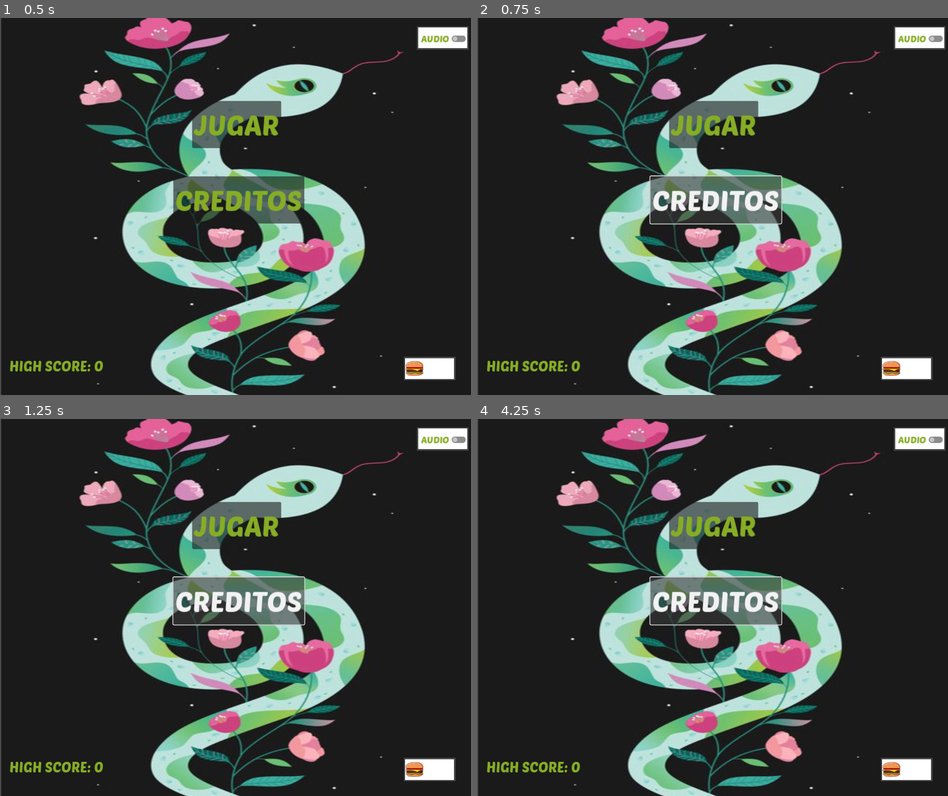
Above: before the commit, frames 1-4 (two rows, left to right).
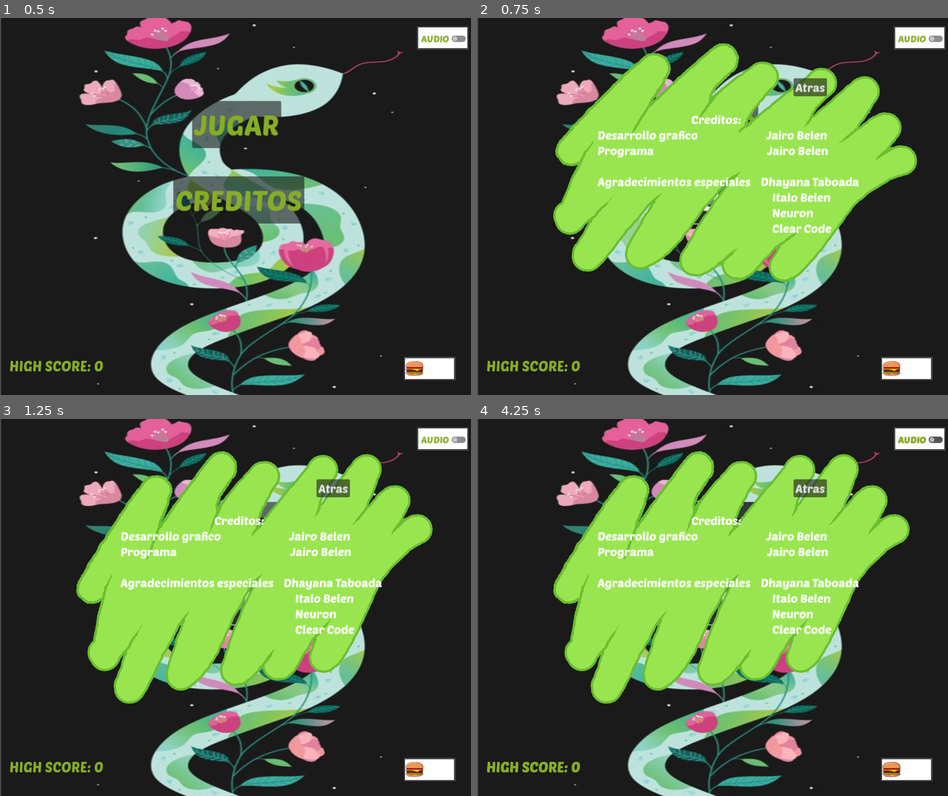
Above: after the commit, the same moments.

Repository: orial021/snake3
Game: Godot game, scene res://start_screen.tscn
Same seed, same stepped clock (60 frames per second), same inputs: the game is played once before the commit and once after it.
Inputs (mouse positions are in pixels of both pictures, inside the frame that each line leads up to):
- Up to frame 1 (0.5 s): no input
- Up to frame 2 (0.75 s): click "CREDITOS" at 0.5 s
- Up to frame 3 (1.25 s): no input
- Up to frame 4 (4.25 s): click (811, 486) at 1.25 s, where only the run after the commit has a clickable "Atras"; click "JUGAR" at 2 s; click "ATRAS" at 2.75 s; click "CREDITOS" at 3.5 s

Frame 1 is identical in both runs. In frame 2, 33% of the frame differs, in the area x 16-94%, y 6-70%; in frame 3, 33%; in frame 4, 33%, in the area x 2-99%, y 4-95%.

Commit message:
feat (cambio de sprite de creditos)

Diff:
--- /dev/null
+++ b/credits.gd
@@ -0,0 +1,20 @@
+extends Control
+
+
+func _ready():
+	$Sprite2D/animaciones.play("credits")
+
+
+
+func _process(delta):
+	pass
+
+
+func _on_back_pressed():
+	var start_screen = load("res://start_screen.tscn")
+	if start_screen:
+		var start_instance = start_screen.instantiate()
+		self.get_parent().add_child(start_instance)
+		self.queue_free()
+	else:
+		print("Error al cargar la escena")
--- /dev/null
+++ b/credits.tscn
@@ -0,0 +1,89 @@
+[gd_scene load_steps=7 format=3 uid="uid://cicouo6b5gnkt"]
+
+[ext_resource type="Script" path="res://credits.gd" id="1_16sfs"]
+[ext_resource type="Texture2D" uid="uid://bk75iq1qscoqe" path="res://graphics/credits2.png" id="2_ibtuy"]
+[ext_resource type="FontFile" uid="uid://rxlsv4k4dbco" path="res://fonts/PoetsenOne-Regular.ttf" id="2_vxcvk"]
+
+[sub_resource type="Animation" id="Animation_dfcud"]
+length = 0.001
+tracks/0/type = "value"
+tracks/0/imported = false
+tracks/0/enabled = true
+tracks/0/path = NodePath(".:rotation")
+tracks/0/interp = 1
+tracks/0/loop_wrap = true
+tracks/0/keys = {
+"times": PackedFloat32Array(0),
+"transitions": PackedFloat32Array(1),
+"update": 0,
+"values": [0.10472]
+}
+
+[sub_resource type="Animation" id="Animation_rh86w"]
+resource_name = "credits"
+loop_mode = 1
+tracks/0/type = "value"
+tracks/0/imported = false
+tracks/0/enabled = true
+tracks/0/path = NodePath(".:rotation")
+tracks/0/interp = 1
+tracks/0/loop_wrap = true
+tracks/0/keys = {
+"times": PackedFloat32Array(0, 0.5),
+"transitions": PackedFloat32Array(1, 1),
+"update": 1,
+"values": [0.10472, -0.10472]
+}
+
+[sub_resource type="AnimationLibrary" id="AnimationLibrary_gopx4"]
+_data = {
+"RESET": SubResource("Animation_dfcud"),
+"credits": SubResource("Animation_rh86w")
+}
+
+[node name="credits" type="Control"]
+layout_mode = 3
+anchors_preset = 0
+offset_right = 40.0
+offset_bottom = 40.0
+script = ExtResource("1_16sfs")
+
+[node name="Sprite2D" type="Sprite2D" parent="."]
+position = Vector2(568, 344)
+rotation = 0.10472
+texture = ExtResource("2_ibtuy")
+
+[node name="animaciones" type="AnimationPlayer" parent="Sprite2D"]
+libraries = {
+"": SubResource("AnimationLibrary_gopx4")
+}
+
+[node name="Label" type="Label" parent="."]
+layout_mode = 0
+offset_left = 256.0
+offset_top = 200.0
+offset_right = 808.0
+offset_bottom = 477.0
+theme_override_colors/font_color = Color(1, 1, 1, 1)
+theme_override_fonts/font = ExtResource("2_vxcvk")
+theme_override_font_sizes/font_size = 25
+text = "                                     Creditos:
+Desarrollo grafico                           Jairo Belen
+Programa                                             Jairo Belen
+
+Agradecimientos especiales    Dhayana Taboada
+                                                                     Italo Belen
+					                                                                     	Neuron
+					                                                                     	Clear Code"
+
+[node name="Back" type="Button" parent="."]
+layout_mode = 0
+offset_left = 672.0
+offset_top = 128.0
+offset_right = 721.0
+offset_bottom = 159.0
+theme_override_fonts/font = ExtResource("2_vxcvk")
+theme_override_font_sizes/font_size = 25
+text = "Atras"
+
+[connection signal="pressed" from="Back" to="." method="_on_back_pressed"]
--- a/main_game.gd
+++ b/main_game.gd
@@ -143,13 +143,17 @@
 		$Score.increment_score()
 		if apple_count % 5 == 0:
 			rock_positions.append(place_rock())
-			SNAKE += 1
+			SNAKE += 2
 			new_wait_time = $SnakeTrick.wait_time - 0.02
 			if new_wait_time > 0.05:
 				$SnakeTrick.wait_time -= 0.02
 				$SnakeTrick.start()
 		elif apple_count % 3 == 0:
 			rock_positions.append(place_rock())
+		if apple_count == 10:
+			$TextureRect.texture = load("res://graphics/grass3.png")
+		elif apple_count == 20:
+			$TextureRect.texture = load("res://graphics/grass2.png")
 
 func check_game_over():
 	var head = snake_body[0]
@@ -171,6 +175,7 @@
 	$Score.score = 0
 	apple_count = 0
 	$Score.update_score()
+	$TextureRect.texture = load("res://graphics/grass.png")
 	$SnakeTrick.wait_time = start_timer
 	for rock_pos in rock_positions:
 		$SnakeApple.set_cell(0, Vector2i(rock_pos.x, rock_pos.y), -1)
--- a/main_game.tscn
+++ b/main_game.tscn
@@ -27,6 +27,25 @@
 texture_region_size = Vector2i(40, 40)
 0:0/0 = 0
 
+[sub_resource type="TileSetAtlasSource" id="TileSetAtlasSource_r3kuh"]
+texture = ExtResource("4_1eb40")
+texture_region_size = Vector2i(40, 40)
+0:0/0 = 0
+1:0/0 = 0
+2:0/0 = 0
+3:0/0 = 0
+4:0/0 = 0
+5:0/0 = 0
+6:0/0 = 0
+7:0/0 = 0
+0:1/0 = 0
+1:1/0 = 0
+2:1/0 = 0
+3:1/0 = 0
+4:1/0 = 0
+5:1/0 = 0
+6:1/0 = 0
+
 [sub_resource type="TileSetAtlasSource" id="TileSetAtlasSource_jtjis"]
 texture = ExtResource("1_7fds8")
 texture_region_size = Vector2i(40, 40)
@@ -86,48 +105,29 @@
 5:1/0 = 0
 6:1/0 = 0
 
+[sub_resource type="TileSetAtlasSource" id="TileSetAtlasSource_sk8s5"]
+resource_name = "SnakePurple"
+texture = ExtResource("8_dqqu0")
+texture_region_size = Vector2i(40, 40)
+0:0/0 = 0
+1:0/0 = 0
+2:0/0 = 0
+3:0/0 = 0
+4:0/0 = 0
+5:0/0 = 0
+6:0/0 = 0
+7:0/0 = 0
+0:1/0 = 0
+1:1/0 = 0
+2:1/0 = 0
+3:1/0 = 0
+4:1/0 = 0
+5:1/0 = 0
+6:1/0 = 0
+
 [sub_resource type="TileSetAtlasSource" id="TileSetAtlasSource_wqhnw"]
 resource_name = "SnakeYellow"
 texture = ExtResource("7_u2e2j")
-texture_region_size = Vector2i(40, 40)
-0:0/0 = 0
-1:0/0 = 0
-2:0/0 = 0
-3:0/0 = 0
-4:0/0 = 0
-5:0/0 = 0
-6:0/0 = 0
-7:0/0 = 0
-0:1/0 = 0
-1:1/0 = 0
-2:1/0 = 0
-3:1/0 = 0
-4:1/0 = 0
-5:1/0 = 0
-6:1/0 = 0
-
-[sub_resource type="TileSetAtlasSource" id="TileSetAtlasSource_sk8s5"]
-resource_name = "SnakePurple"
-texture = ExtResource("8_dqqu0")
-texture_region_size = Vector2i(40, 40)
-0:0/0 = 0
-1:0/0 = 0
-2:0/0 = 0
-3:0/0 = 0
-4:0/0 = 0
-5:0/0 = 0
-6:0/0 = 0
-7:0/0 = 0
-0:1/0 = 0
-1:1/0 = 0
-2:1/0 = 0
-3:1/0 = 0
-4:1/0 = 0
-5:1/0 = 0
-6:1/0 = 0
-
-[sub_resource type="TileSetAtlasSource" id="TileSetAtlasSource_r3kuh"]
-texture = ExtResource("4_1eb40")
 texture_region_size = Vector2i(40, 40)
 0:0/0 = 0
 1:0/0 = 0
@@ -151,10 +151,10 @@
 sources/1 = SubResource("TileSetAtlasSource_lhpjc")
 sources/3 = SubResource("TileSetAtlasSource_7rfr1")
 sources/4 = SubResource("TileSetAtlasSource_mrqjm")
-sources/5 = SubResource("TileSetAtlasSource_wqhnw")
 sources/6 = SubResource("TileSetAtlasSource_sk8s5")
 sources/2 = SubResource("TileSetAtlasSource_jtjis")
-sources/7 = SubResource("TileSetAtlasSource_r3kuh")
+sources/8 = SubResource("TileSetAtlasSource_wqhnw")
+sources/10 = SubResource("TileSetAtlasSource_r3kuh")
 
 [node name="MainGame" type="Node"]
 script = ExtResource("1_w3y7l")
--- a/start_screen.gd
+++ b/start_screen.gd
@@ -16,11 +16,13 @@
 	else:
 		print("Error al cargar la escena")
 
-
-
 func _on_credits_pressed():
-	pass
-
+	var credits = load("res://credits.tscn")
+	if credits:
+		var credit_instance = credits.instantiate()
+		get_tree().root.add_child(credit_instance)
+	else:
+		print("Error al cargar la escena")
 
 func _on_mute_toggled(toggled_on):
 	if toggled_on:
Binary file added: graphics/credits.png
Not shown, added: graphics/credits.png.import
Binary file added: graphics/credits2.png
Not shown, added: graphics/credits2.png.import
Binary file added: graphics/grass2.png
Not shown, added: graphics/grass2.png.import
Binary file added: graphics/grass3.png
Not shown, added: graphics/grass3.png.import
